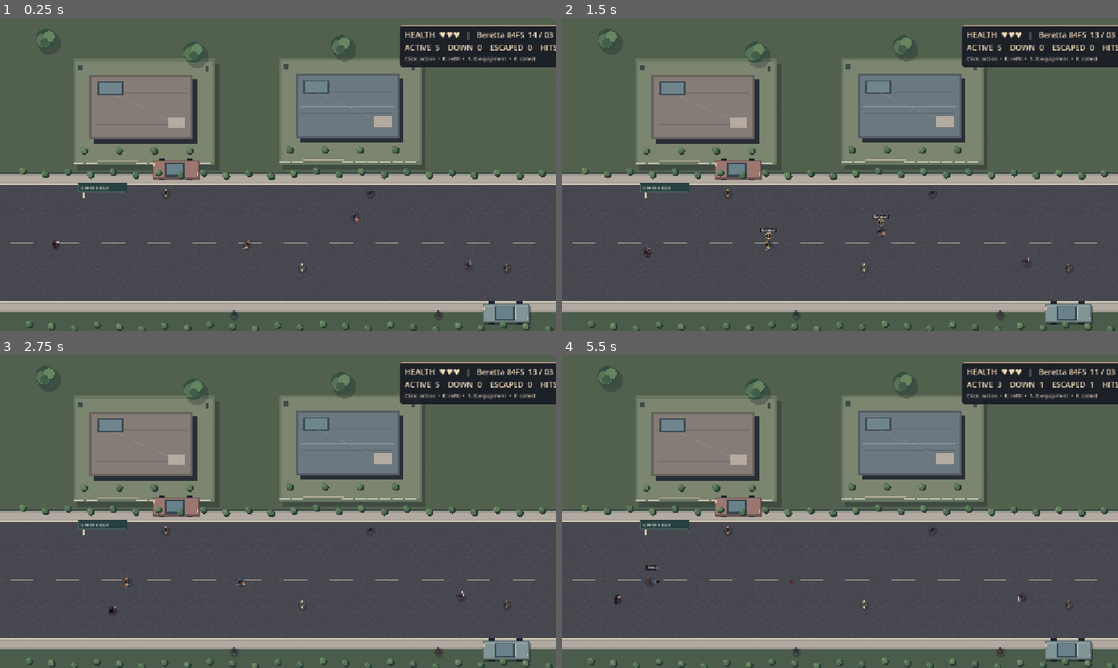
Above: before the commit, frames 1-4 (two rows, left to right).
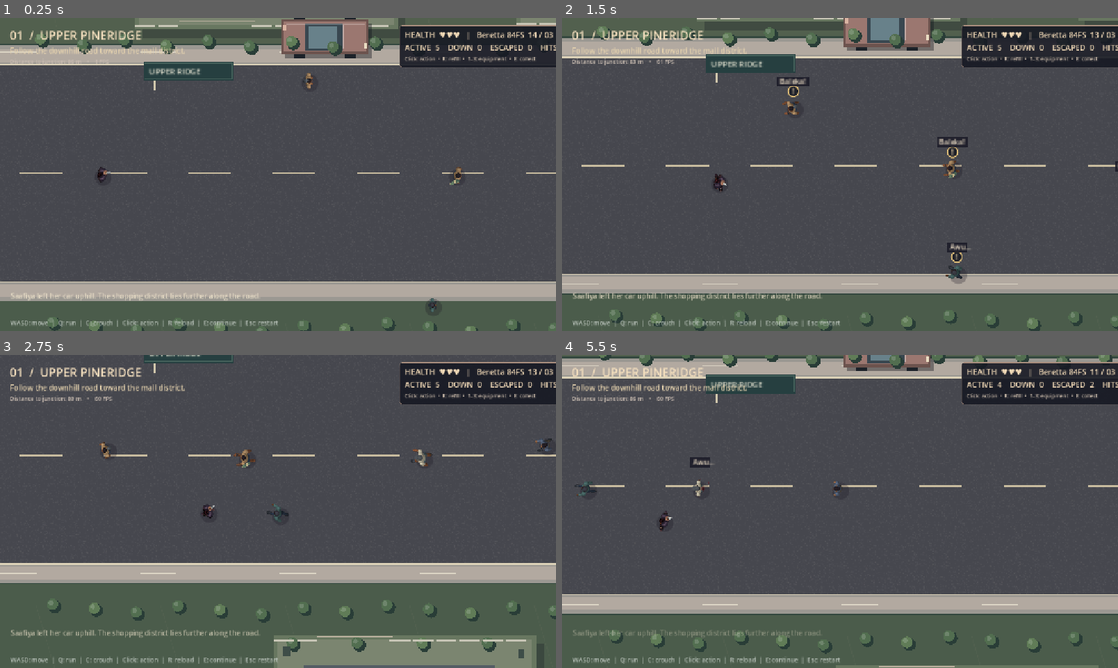
Above: after the commit, the same moments.

Repository: cryogenized-spec/Pineridge-Crisis-Saafiya-s-Revenge
Game: Godot game, scene res://scenes/upper_ridge.tscn
Same seed, same stepped clock (60 frames per second), same inputs: the game is played once before the commit and once after it.
Inputs (mouse positions are in pixels of both pictures, inside the frame that each line leads up to):
- Up to frame 1 (0.25 s): no input
- Up to frame 2 (1.5 s): tap Enter at 0.5 s; move the mouse to (962, 158) at 0.52 s; hold Right 0.53-1.28 s; tap 1 at 0.6 s; click (962, 158) at 0.67 s; move the mouse to (728, 190) at 1.27 s; hold Down from 1.28 s (still down); tap 2 at 1.35 s
- Up to frame 3 (2.75 s): move the mouse to (333, 442) at 2.02 s; release Down at 2.03 s; hold Right from 2.03 s (still down); tap 3 at 2.1 s
- Up to frame 4 (5.5 s): move the mouse to (812, 574) at 2.77 s; release Right at 2.78 s; hold Up 2.78-3.53 s; tap one key every 0.75 s from 2.85 s: 4 5 6 7; click (812, 574) at 2.92 s; move the mouse to (1006, 558) at 3.52 s; hold Left 3.53-5.03 s; move the mouse to (673, 464) at 4.27 s; move the mouse to (867, 511) at 5.02 s; hold Down from 5.03 s (still down); click (867, 511) at 5.17 s

The runs differ from the first frame. In frame 1, 50% of the frame differs, in the area x 0-100%, y 0-100%; in frame 2, 51%; in frame 3, 55%; in frame 4, 53%.
Error before the commit: Invalid type in function 'register_bystanders' in base 'Node2D (encounter.gd)'. The array of argument 1 (Array[Node2D]) does not have the same element type as …

Commit message:
Type new chapter scene nodes to their Godot scripts

Diff:
--- a/scripts/upper_ridge.gd
+++ b/scripts/upper_ridge.gd
@@ -6,12 +6,12 @@
 const Effects = preload("res://scripts/visual_effects.gd")
 const START := Vector2(126.0,519.0)
 const NEXT_SCENE := "res://scenes/main.tscn"
-var world: Node2D
-var player: Node2D
+var world: World
+var player: Actor
 var camera: Camera2D
-var encounter: Node2D
-var marker: Node2D
-var walkers: Array[Node2D] = []
+var encounter: Encounter
+var marker: Effects
+var walkers: Array[Actor] = []
 var heads: Array[Dictionary] = []
 var elapsed := 0.0
 var running := false
@@ -168,7 +168,7 @@
 		phase=player.gait_phase
 	camera.position=player.position
 	for i in range(walkers.size()):
-		var npc: Node2D = walkers[i]
+		var npc: Actor = walkers[i]
 		if npc.down_phase>=0 or bool(npc.get_meta("panic_run",false)):
 			continue
 		var profile: Dictionary=heads[i]
